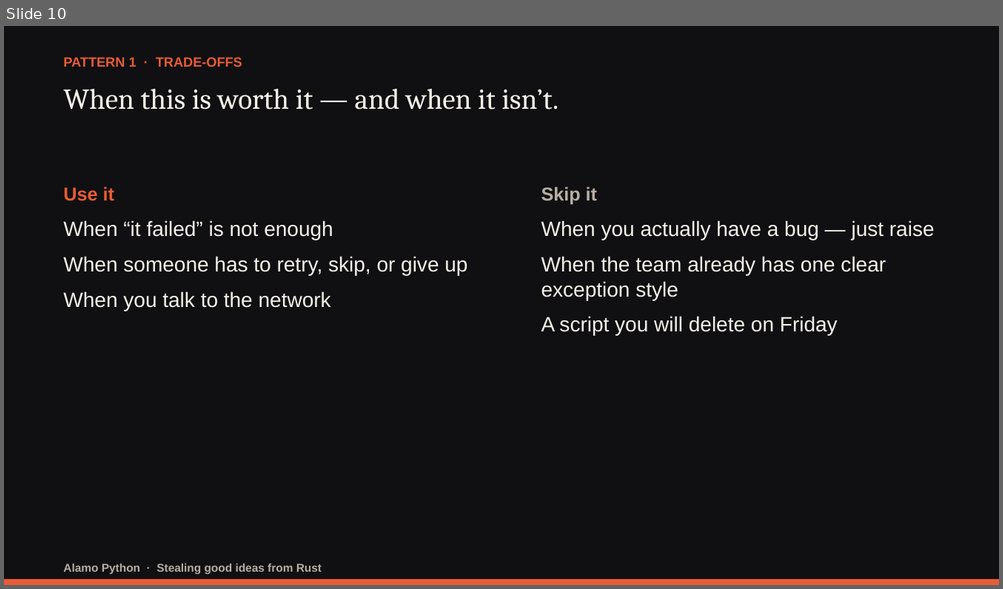
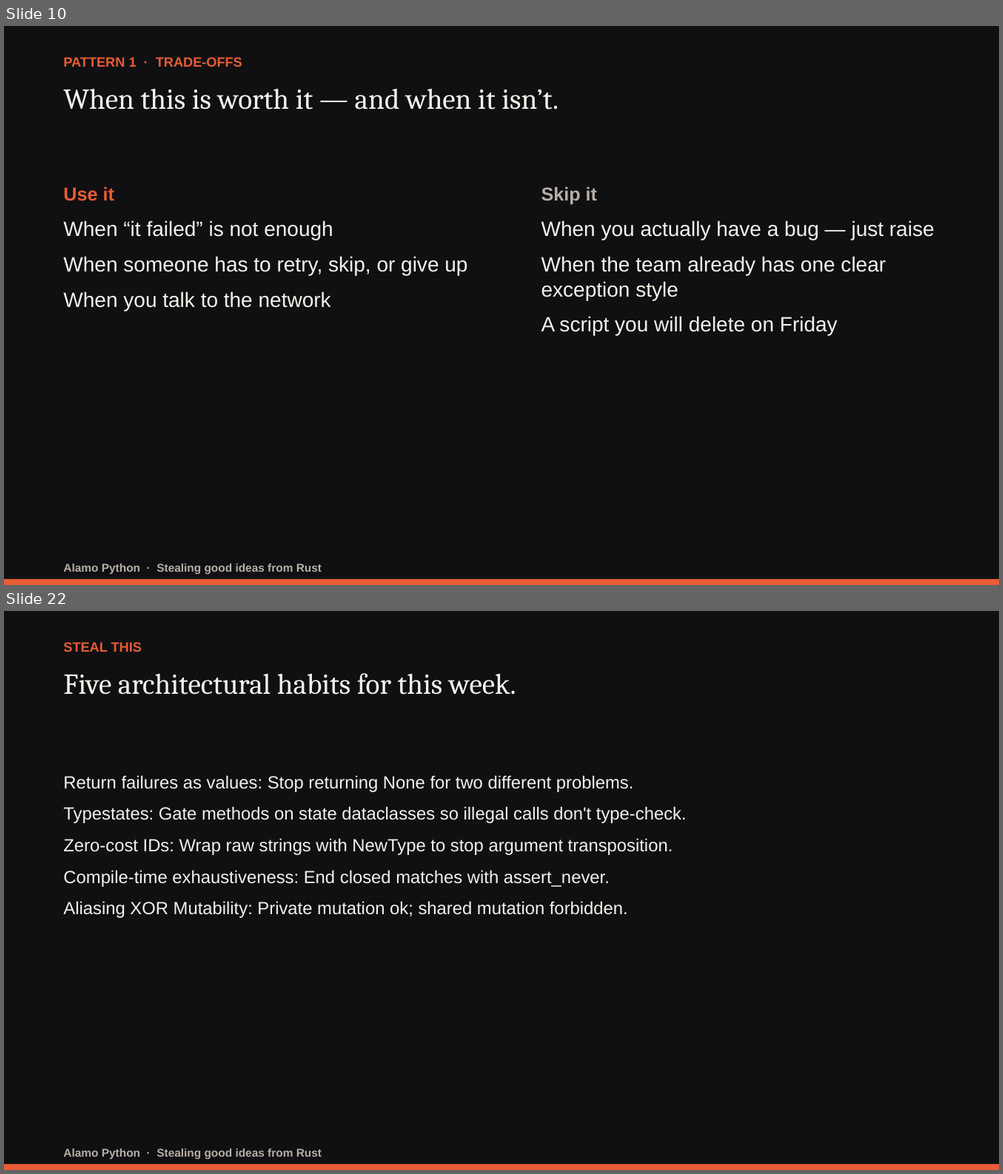
Before and after one commit to darwing1210/thinking-in-rust-writing-in-python, a slide deck: presentation/stealing-good-ideas-from-rust.pptx. Shown one above the other, each under a label of ours: slide 10 before the commit, slides 10 and 22 after it; the slides between them are not shown. The pictures are 1003x589 and 1003x1174 pixels, drawn with LibreOffice and Linux fonts; fonts in the diff are those of the drawing. Boxes give left, top, right and bottom in pixels: in the first picture for what was removed or moved away, otherwise in the second. Text is boxed around its words. In the diff, an @@ line names an element or a change of style, - is before the commit and + after.

Commit message:
Upgrade talk to 4 deep patterns: Typestates, NewType, assert_never, and Ownership law

```diff
--- a/presentation/stealing-good-ideas-from-rust.pptx
+++ b/presentation/stealing-good-ideas-from-rust.pptx
@@ slide 22 added at box(4, 611, 999, 1170), background #101012 @@
@@ text added at box(63, 642, 142, 652), 13 pt, text #E85C36, bold @@
+STEAL THIS
@@ text added at box(63, 673, 516, 695), 28 pt, text #F4F1EA @@
+Five architectural habits for this week.
@@ text added at box(63, 775, 686, 918), 17 pt, text #F4F1EA @@
+Return failures as values: Stop returning None for two different problems.
+Typestates: Gate methods on state dataclasses so illegal calls don't type-check.
+Zero-cost IDs: Wrap raw strings with NewType to stop argument transposition.
+Compile-time exhaustiveness: End closed matches with assert_never.
+Aliasing XOR Mutability: Private mutation ok; shared mutation forbidden.
@@ rectangle added at box(4, 1165, 999, 1170), fill #E85C36 @@
@@ text added at box(63, 1149, 321, 1159), 11 pt, text #B7AEA6, bold @@
+Alamo Python · Stealing good ideas from Rust
```
Also in this commit, not shown: 11 slides changed, 5 other slides added, 4 slides removed, 21 other files.
